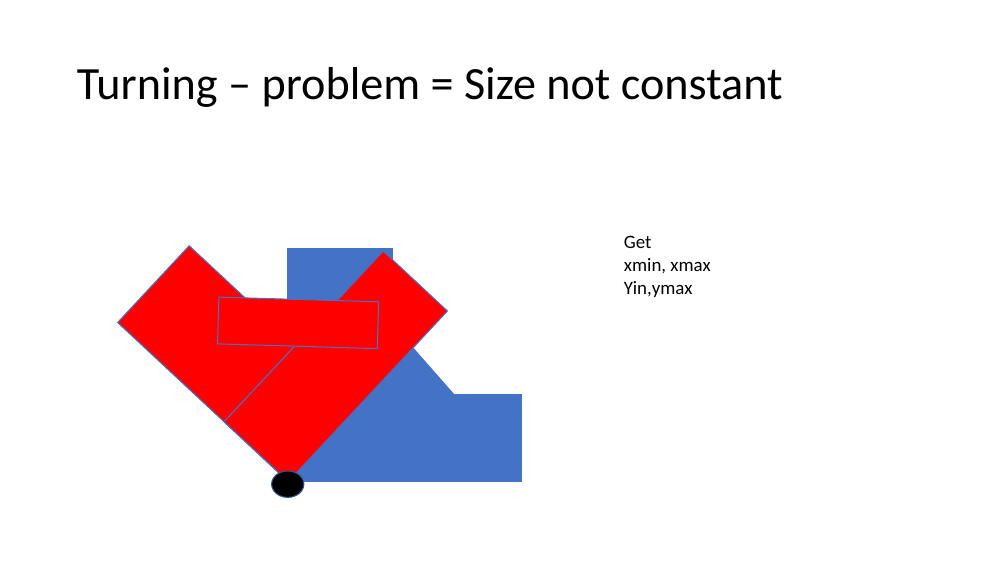
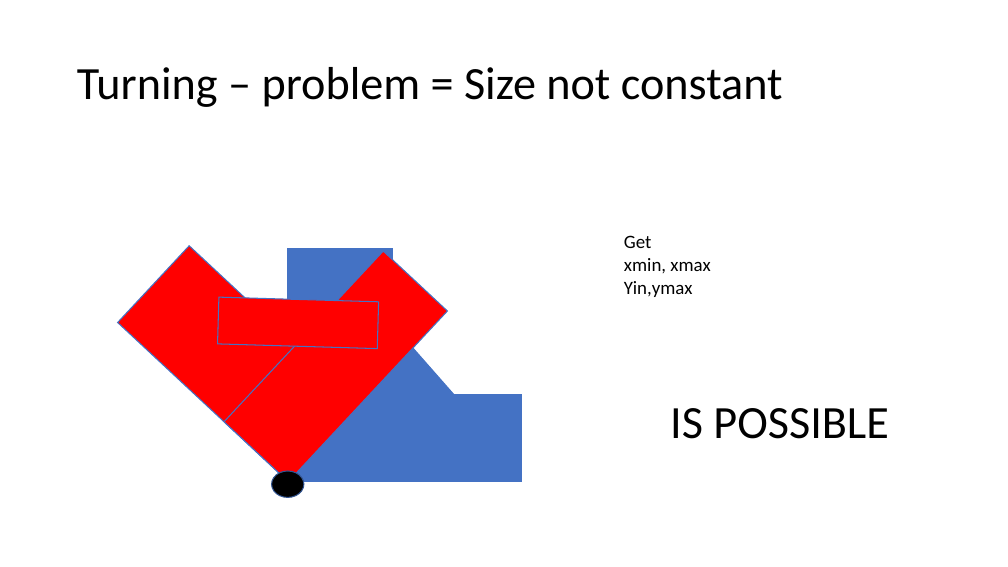
Before and after one commit to JanNalivaika/SSD_EXT, a slide deck: slide 20 of misc/Segmentation.pptx (slide 19 before the commit). Drawn at 1008x567 pixels with LibreOffice and Linux fonts; fonts in the diff are those of the drawing. Boxes give left, top, right and bottom in pixels: in the first picture for what was removed or moved away, otherwise in the second. Text is boxed around its words. In the diff, an @@ line names an element or a change of style, - is before the commit and + after.

```diff
--- a/misc/Segmentation.pptx
+++ b/misc/Segmentation.pptx
@@ text added at (670,408,888,439), 44 pt, text #000000 @@
+IS POSSIBLE
```
Also in this commit, not shown: 1 other slide changed, 4 slides added, 1 slide removed, 8 other files.
